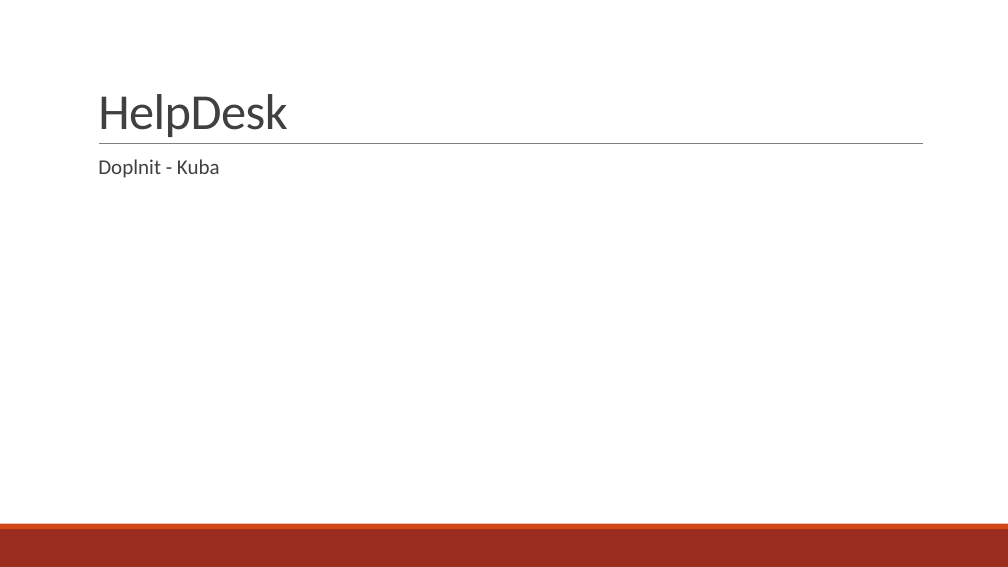
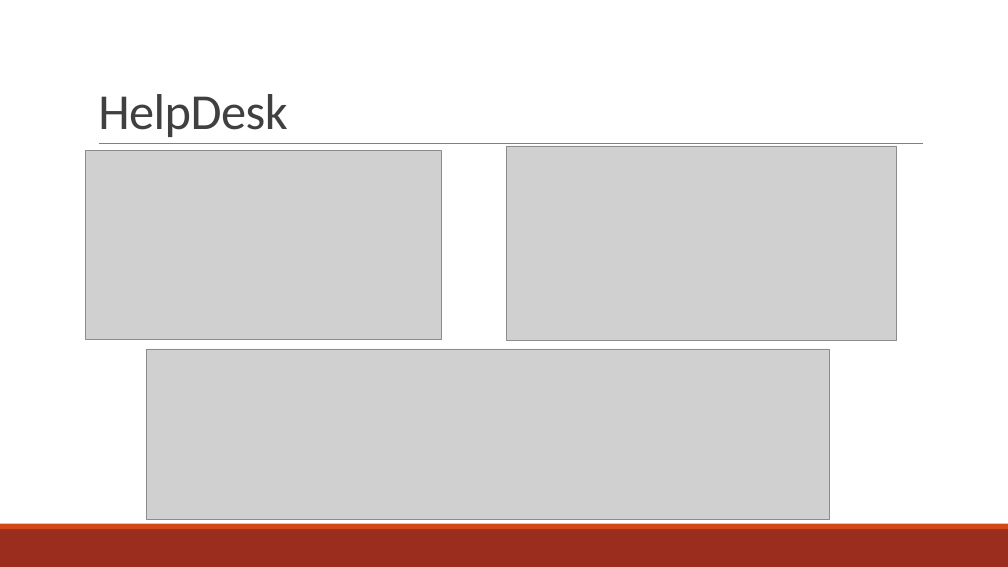
Before and after one commit to prokopec00/RSP_Softwari, a slide deck: slide 10 of Dokumenty/Iterace01.pptx. Drawn at 1008x567 pixels with LibreOffice and Linux fonts; fonts in the diff are those of the drawing; grey boxes stand for pictures. Boxes give left, top, right and bottom in pixels: in the first picture for what was removed or moved away, otherwise in the second. Text is boxed around its words. In the diff, an @@ line names an element or a change of style, - is before the commit and + after.

Commit message:
update prezentace pridani helpdesku

```diff
--- a/Dokumenty/Iterace01.pptx
+++ b/Dokumenty/Iterace01.pptx
@@ picture added at bbox=[507, 146, 897, 340] @@
@@ picture added at bbox=[85, 150, 441, 340] @@
@@ text removed at bbox=[98, 159, 220, 178] @@
-  Doplnit - Kuba
@@ picture added at bbox=[146, 349, 829, 520] @@
```
